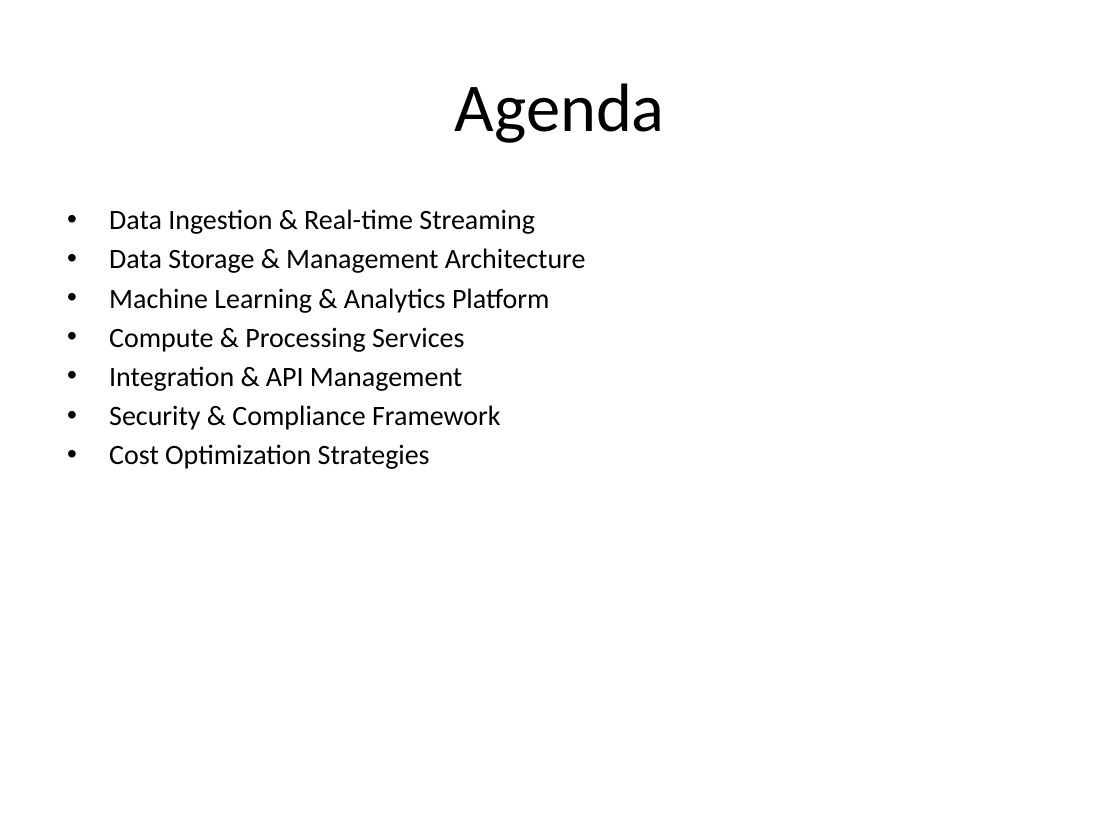
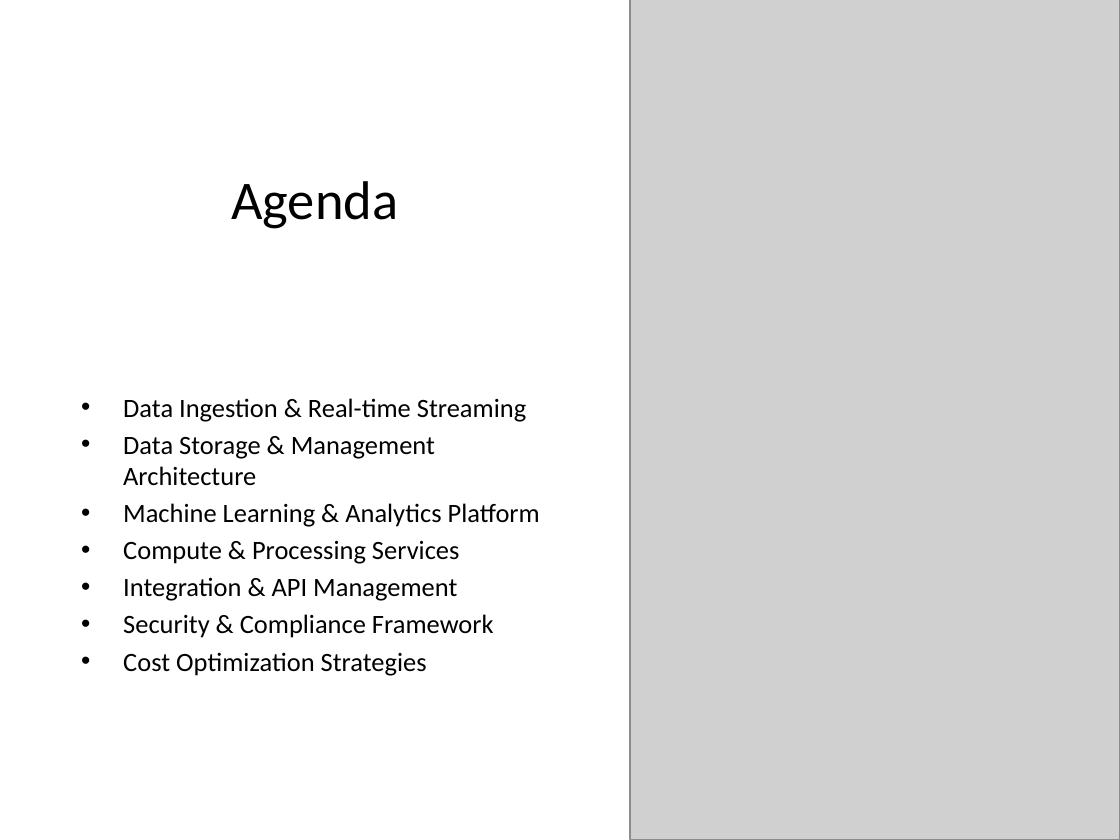
Before and after one commit to karthikvx/credit-risk-service-app, a slide deck: slide 2 of aws_credit_risk_architecture.pptx (slide 4 before the commit). Drawn at 1120x840 pixels with LibreOffice and Linux fonts; fonts in the diff are those of the drawing; grey boxes stand for pictures. Boxes give left, top, right and bottom in pixels: in the first picture for what was removed or moved away, otherwise in the second. Text is boxed around its words. In the diff, an @@ line names an element or a change of style, - is before the commit and + after.

```diff
--- a/aws_credit_risk_architecture.pptx
+++ b/aws_credit_risk_architecture.pptx
@@ picture added at (629, 0, 1120, 840) @@
@@ title "Agenda": place and size @@
-title "Agenda" at (455, 83, 665, 143)
+title "Agenda" at (231, 181, 398, 229)
@@ title "Agenda" at (231, 181, 398, 229): size 44 to 35 pt @@
@@ text "Data Ingestion & Real-time Streaming": place and size @@
-text "Data Ingestion & Real-time Streaming" at (109, 209, 586, 469)
+text "Data Ingestion & Real-time Streaming" at (123, 398, 540, 676)
@@ text "Data Ingestion & Real-time Streaming" at (123, 398, 540, 676): size 18 to 17 pt; vertical alignment top to middle @@
```
Also in this commit, not shown: 17 other slides changed, 3 slides removed.
